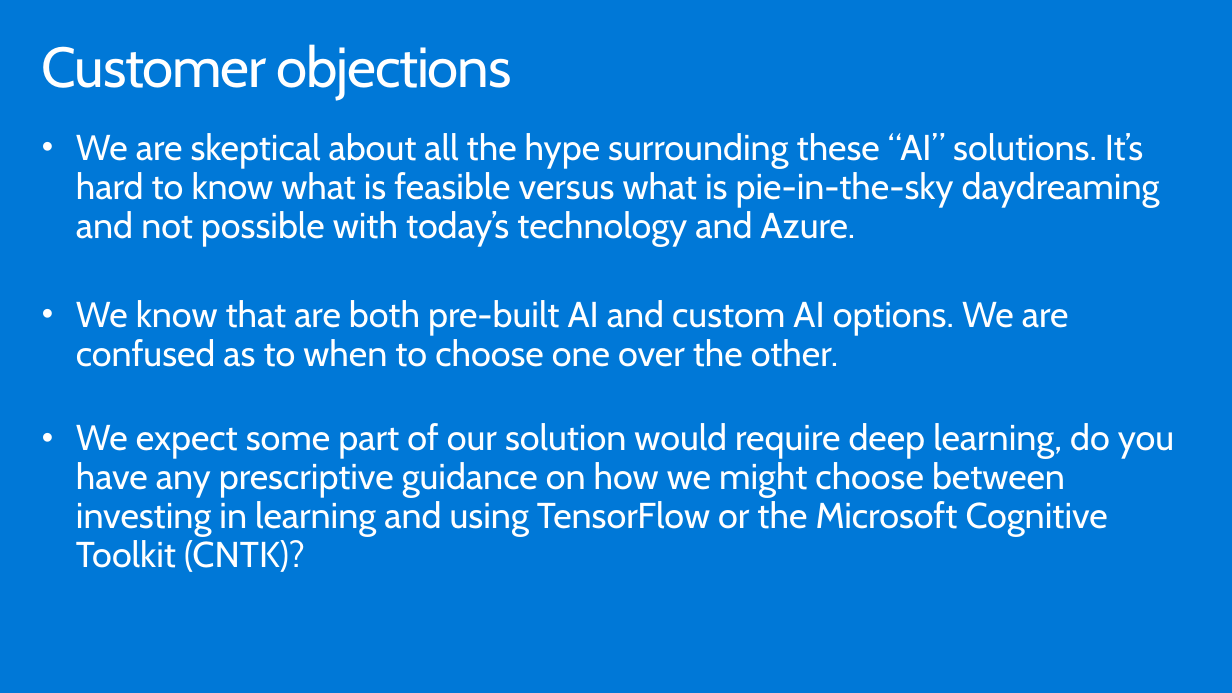
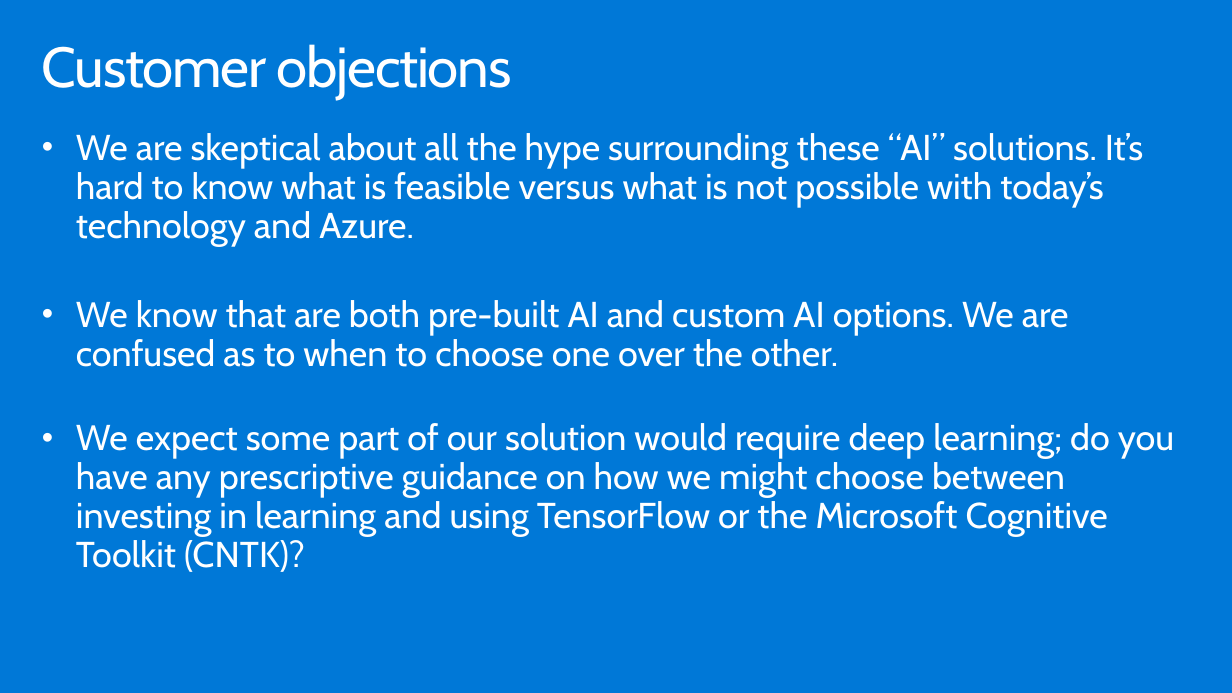
Before and after one commit to nenves/MCW-Cognitive-services-and-deep-learning, a slide deck: slide 7 of Whiteboard design session/WDS trainer presentation - Cognitive Services and deep learning.pptx. Drawn at 1232x693 pixels with LibreOffice and Linux fonts; fonts in the diff are those of the drawing. Boxes give left, top, right and bottom in pixels: in the first picture for what was removed or moved away, otherwise in the second. Text is boxed around its words. In the diff, an @@ line names an element or a change of style, - is before the commit and + after.

```diff
--- a/Whiteboard design session/WDS trainer presentation - Cognitive Services and deep learning.pptx
+++ b/Whiteboard design session/WDS trainer presentation - Cognitive Services and deep learning.pptx
@@ text at (x1=76, y1=133, x2=1143, y2=246): text changed @@
-• We are skeptical about all the hype surrounding these “AI” solutions. It’s hard to know what is feasible versus what is pie-in-the-sky daydreaming and not possible with today’s technology and Azure.
+• We are skeptical about all the hype surrounding these “AI” solutions. It’s hard to know what is feasible versus what is not possible with today’s technology and Azure.
@@ text at (x1=76, y1=423, x2=1174, y2=572): text changed @@
-• We expect some part of our solution would require deep learning, do you have any prescriptive guidance on how we might choose between investing in learning and using TensorFlow or the Microsoft Cognitive Toolkit (CNTK)?
+• We expect some part of our solution would require deep learning; do you have any prescriptive guidance on how we might choose between investing in learning and using TensorFlow or the Microsoft Cognitive Toolkit (CNTK)?
```
Also in this commit, not shown: 22 other slides changed.
